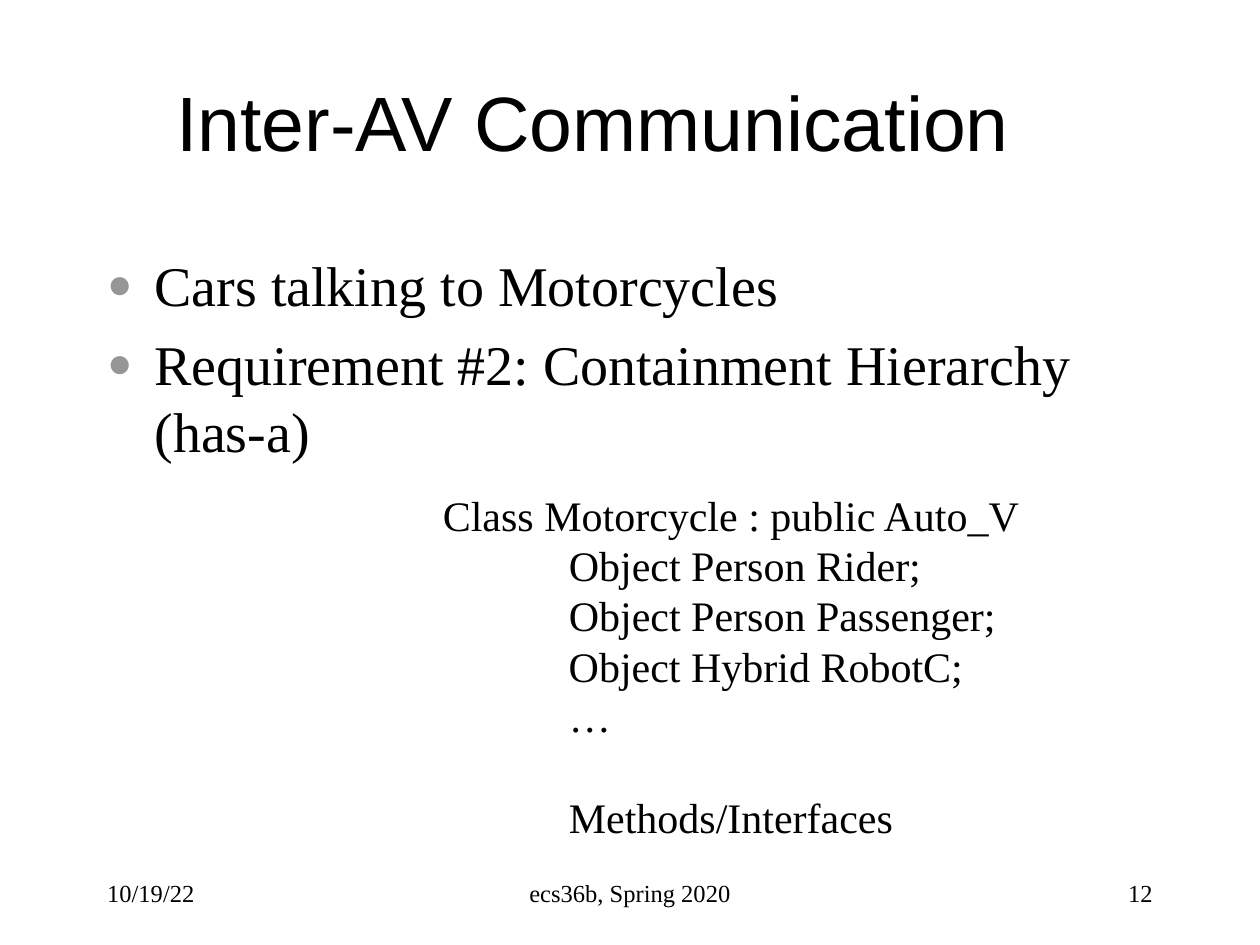
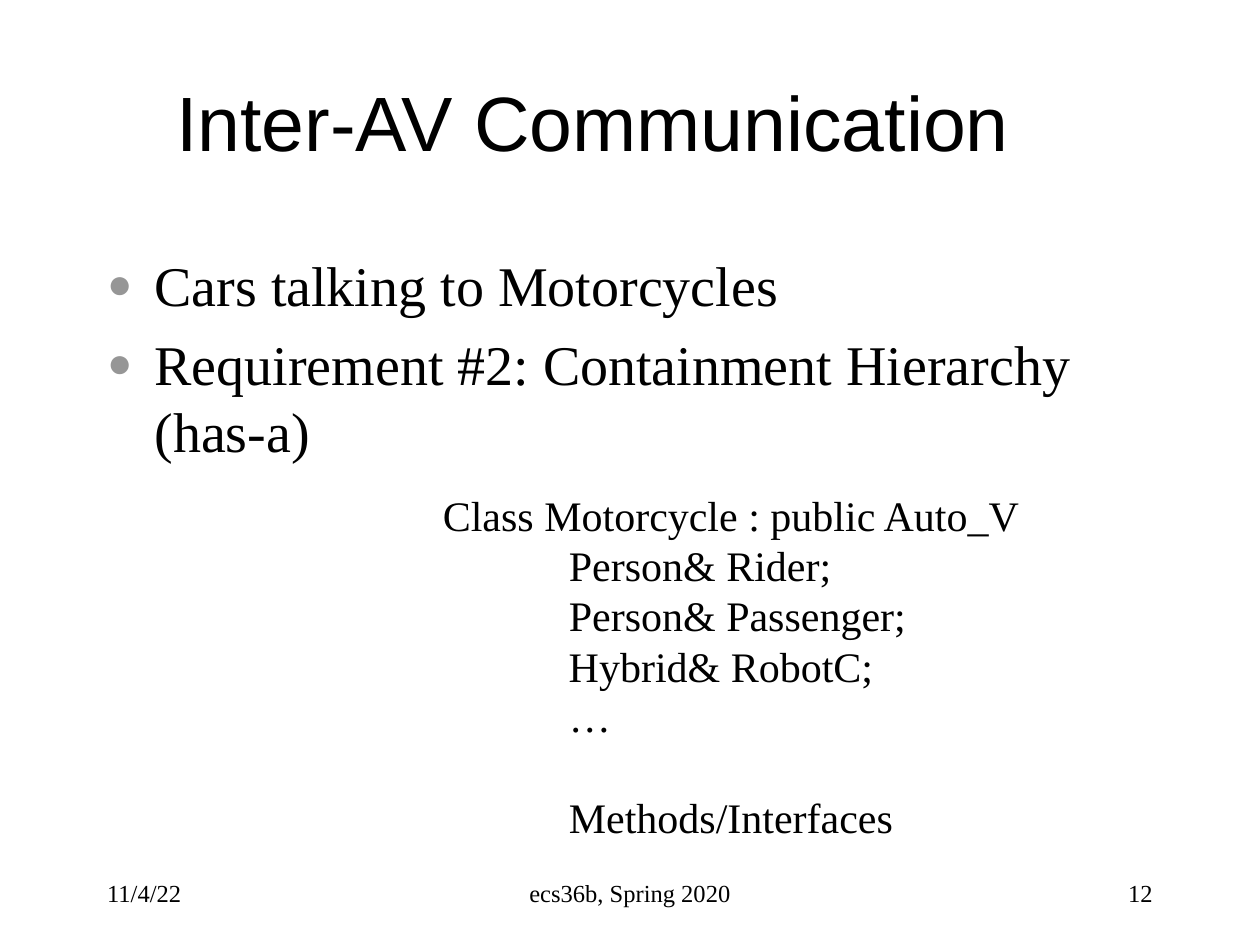
Before and after one commit to sfelixwu/ecs36b_slides, a slide deck: slide 12 of ecs36b_f2022_L005_midterm.pptx. Drawn at 1260x945 pixels with LibreOffice and Linux fonts; fonts in the diff are those of the drawing. Boxes give left, top, right and bottom in pixels: in the first picture for what was removed or moved away, otherwise in the second. Text is boxed around its words. In the diff, an @@ line names an element or a change of style, - is before the commit and + after.

```diff
--- a/ecs36b_f2022_L005_midterm.pptx
+++ b/ecs36b_f2022_L005_midterm.pptx
@@ text at (569, 552, 905, 691): text changed @@
-Object Person Rider;
-Object Person Passenger;
-Object Hybrid RobotC;
+Person& Rider;
+Person& Passenger;
+Hybrid& RobotC;
@@ text at (107, 885, 181, 903): text changed @@
-10/19/22
+11/4/22
```
Also in this commit, not shown: 7 other slides changed, 1 slide added, 2 other files.
